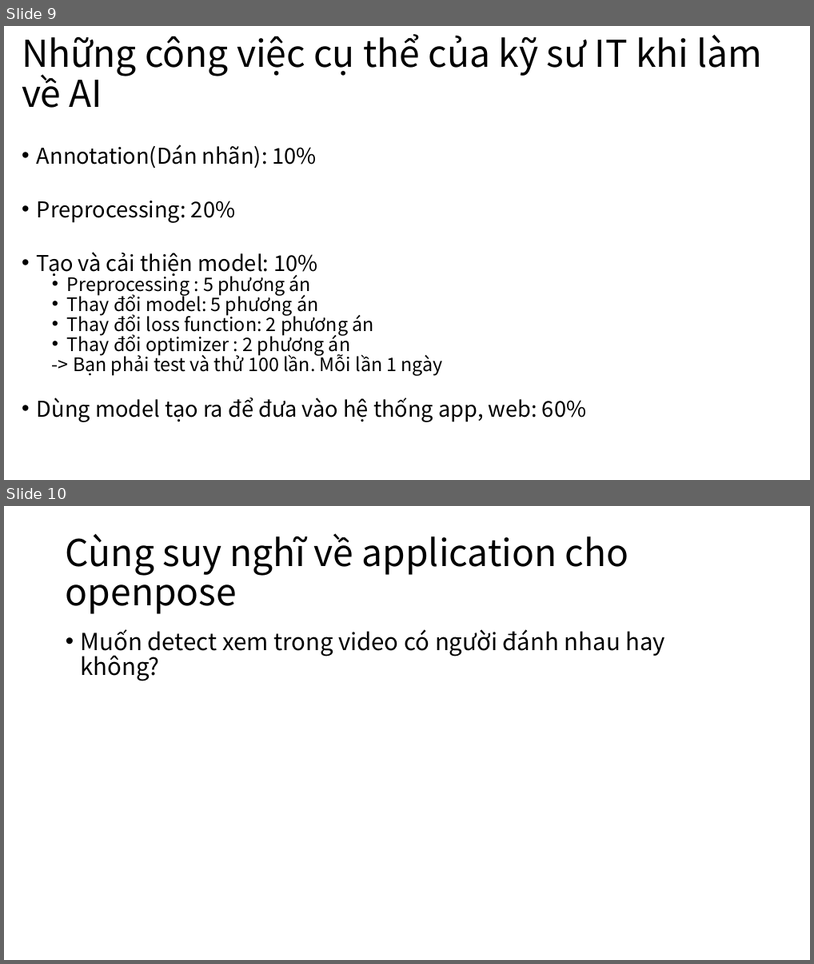
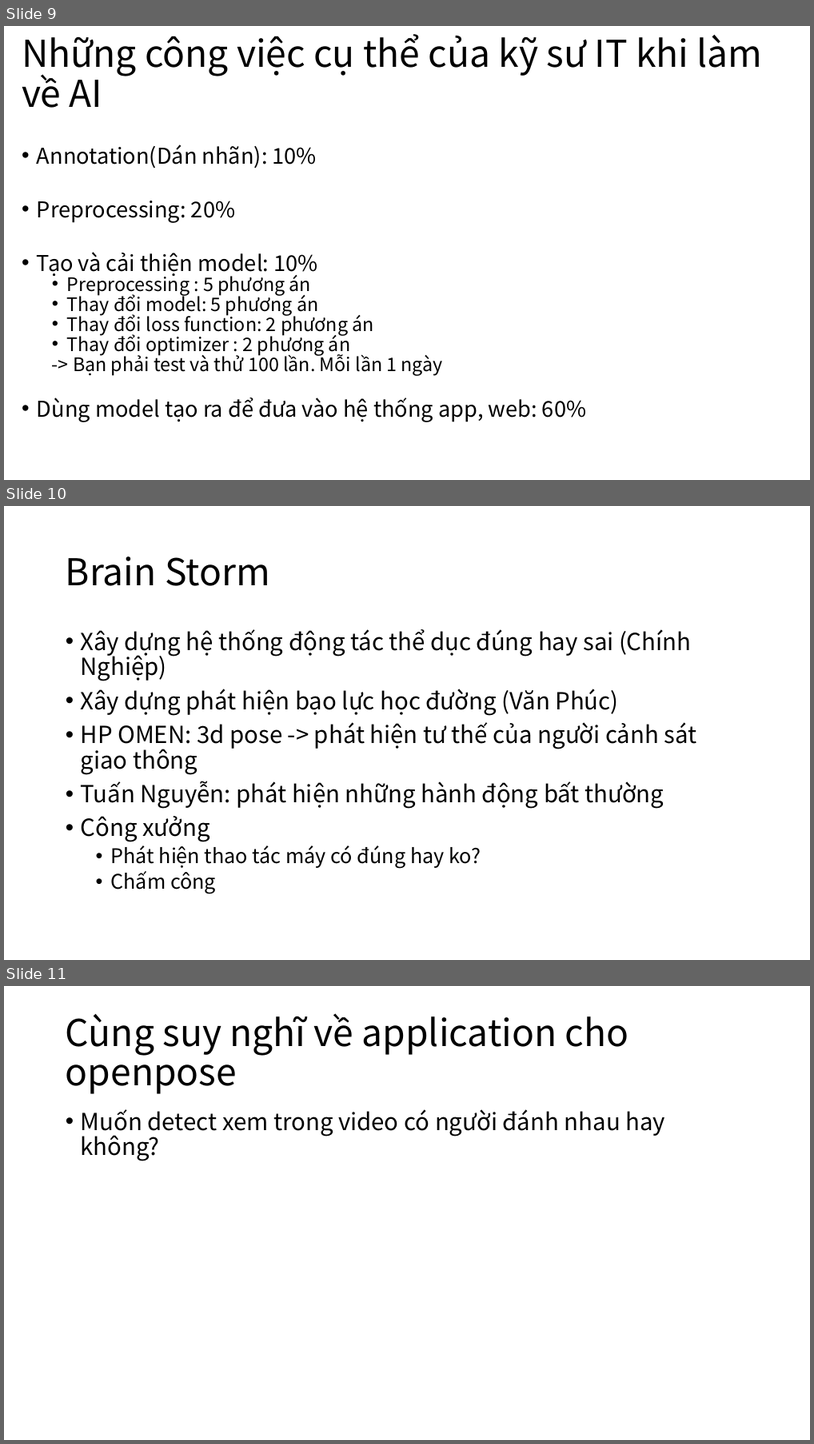
Before and after one commit to makotovnjp/Talent5OpenPose, a slide deck: doc/Talent5OpenPoseWeek3.pptx. Shown one above the other, each under a label of ours: slides 9 and 10 before the commit, slides 9, 10 and 11 after it. The pictures are 814x964 and 814x1444 pixels, drawn with LibreOffice and Linux fonts; fonts in the diff are those of the drawing. Boxes give left, top, right and bottom in pixels: in the first picture for what was removed or moved away, otherwise in the second. Text is boxed around its words. In the diff, an @@ line names an element or a change of style, - is before the commit and + after.

```diff
--- a/doc/Talent5OpenPoseWeek3.pptx
+++ b/doc/Talent5OpenPoseWeek3.pptx
@@ slide 10 added at (4, 506, 810, 960), background #FFFFFF @@
@@ title added at (66, 556, 270, 586), 44 pt, text #000000 @@
+Brain Storm
@@ text added at (81, 629, 698, 894), 28 pt, text #000000 @@
+• Xây dựng hệ thống động tác thể dục đúng hay sai (Chính Nghiệp)
+• Xây dựng phát hiện bạo lực học đường (Văn Phúc)
+• HP OMEN: 3d pose -> phát hiện tư thế của người cảnh sát giao thông
+• Tuấn Nguyễn: phát hiện những hành động bất thường
+• Công xưởng
+  • Phát hiện thao tác máy có đúng hay ko?
+  • Chấm công
@@ what was slide 10 is now slide 11 @@
```
Also in this commit, not shown: 1 slide changed, 3 other files.
